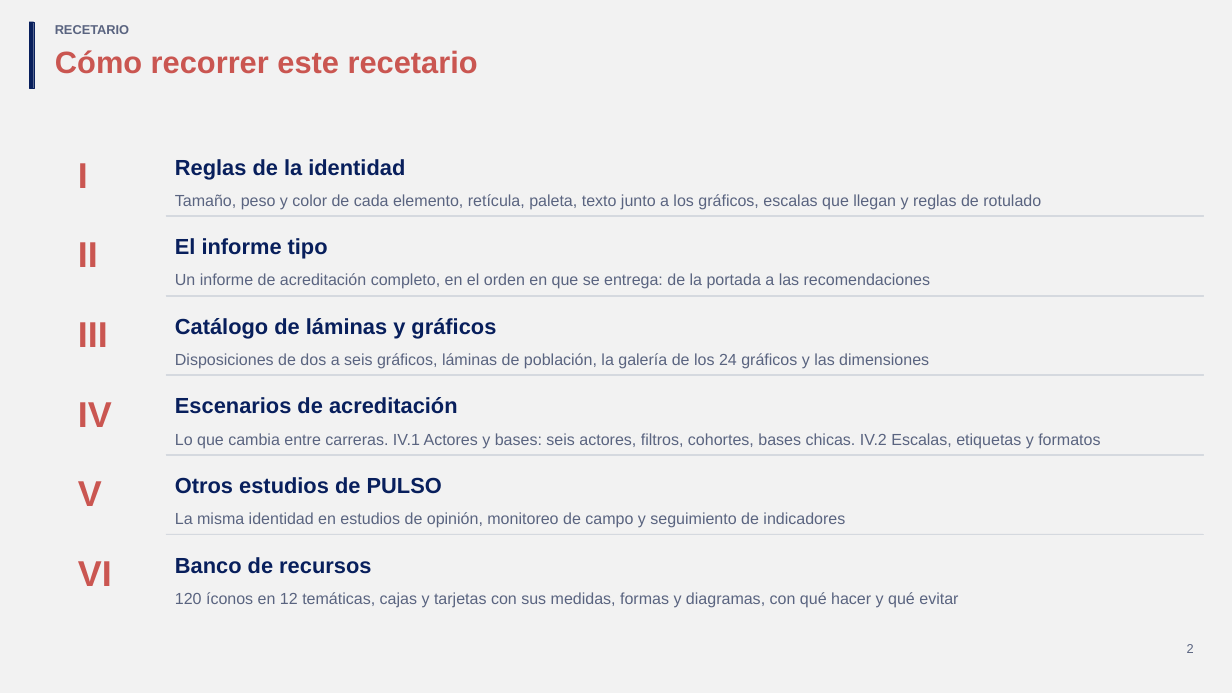
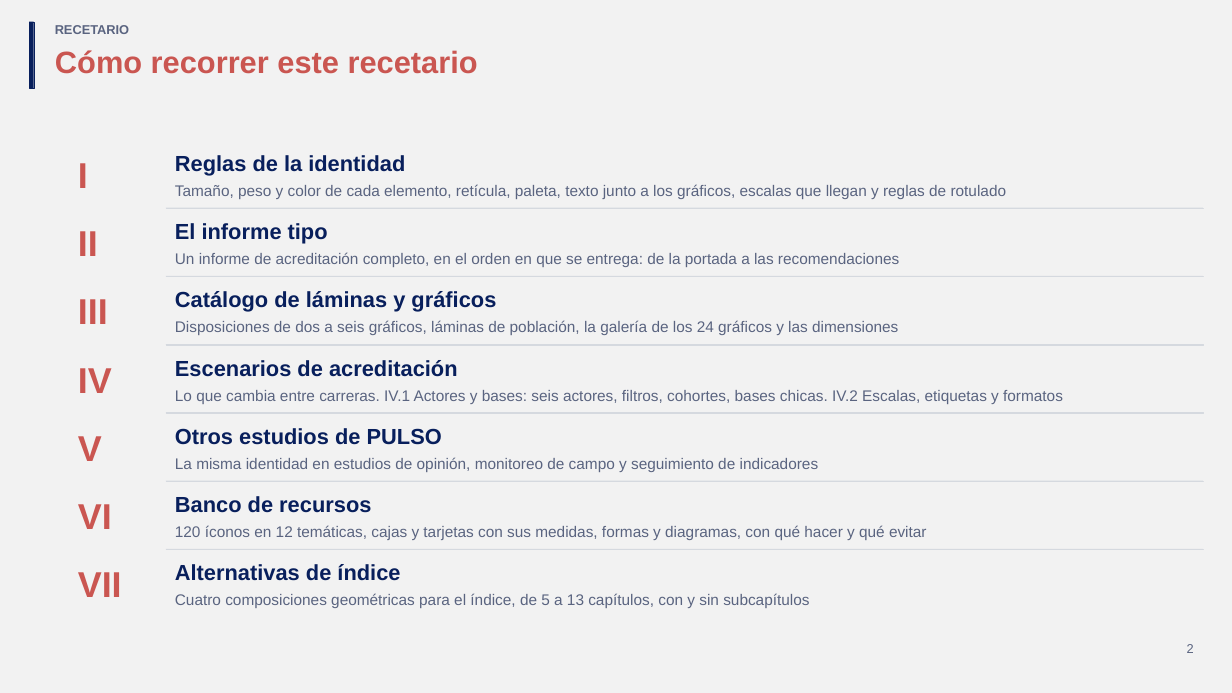
Before and after one commit to GonzaloAlmendariz/prosecnur-app, a slide deck: slide 2 of docs/qa/motor-ppt-2026-10-06/4-recetario/recetario-moderna.pptx. Drawn at 1232x693 pixels with LibreOffice and Linux fonts; fonts in the diff are those of the drawing; background and template pictures are left out. Boxes give left, top, right and bottom in pixels: in the first picture for what was removed or moved away, otherwise in the second. Text is boxed around its words. In the diff, an @@ line names an element or a change of style, - is before the commit and + after.

```diff
--- a/docs/qa/motor-ppt-2026-10-06/4-recetario/recetario-moderna.pptx
+++ b/docs/qa/motor-ppt-2026-10-06/4-recetario/recetario-moderna.pptx
@@ text "Reglas de la identidad": place and size @@
-text "Reglas de la identidad" at box(175, 159, 405, 179)
+text "Reglas de la identidad" at box(175, 155, 405, 176)
@@ text "Tamaño, peso y color de ...": place and size @@
-text "Tamaño, peso y color de ..." at box(175, 194, 1041, 210)
+text "Tamaño, peso y color de ..." at box(175, 184, 1007, 199)
@@ rectangle: place and size @@
-rectangle at box(165, 215, 1202, 216)
+rectangle at box(165, 208, 1202, 209)
@@ text "II": place and size @@
-text "II" at box(78, 242, 98, 267)
+text "II" at box(78, 231, 98, 256)
@@ text "El informe tipo": place and size @@
-text "El informe tipo" at box(175, 238, 328, 259)
+text "El informe tipo" at box(175, 223, 328, 244)
@@ text "Un informe de acreditación completo, ...": place and size @@
-text "Un informe de acreditación completo, ..." at box(175, 273, 930, 289)
+text "Un informe de acreditación completo, ..." at box(175, 252, 899, 267)
@@ text "III": place and size @@
-text "III" at box(78, 322, 108, 347)
+text "III" at box(78, 299, 108, 324)
@@ rectangle: place and size @@
-rectangle at box(165, 295, 1202, 296)
+rectangle at box(165, 276, 1202, 277)
@@ text "Catálogo de láminas y gráficos": place and size @@
-text "Catálogo de láminas y gráficos" at box(175, 318, 496, 339)
+text "Catálogo de láminas y gráficos" at box(175, 291, 496, 312)
@@ text "Disposiciones de dos a seis ...": place and size @@
-text "Disposiciones de dos a seis ..." at box(175, 353, 929, 369)
+text "Disposiciones de dos a seis ..." at box(175, 320, 898, 335)
@@ text "IV": place and size @@
-text "IV" at box(78, 402, 112, 427)
+text "IV" at box(78, 368, 112, 393)
@@ rectangle: place and size @@
-rectangle at box(165, 374, 1202, 375)
+rectangle at box(165, 345, 1202, 346)
@@ text "Escenarios de acreditación": place and size @@
-text "Escenarios de acreditación" at box(175, 397, 458, 414)
+text "Escenarios de acreditación" at box(175, 360, 458, 377)
@@ text "Lo que cambia entre carreras. ...": place and size @@
-text "Lo que cambia entre carreras. ..." at box(175, 433, 1100, 449)
+text "Lo que cambia entre carreras. ..." at box(175, 390, 1063, 404)
@@ rectangle: place and size @@
-rectangle at box(165, 455, 1202, 456)
+rectangle at box(165, 412, 1202, 413)
@@ text "Otros estudios de PULSO": place and size @@
-text "Otros estudios de PULSO" at box(175, 477, 442, 494)
+text "Otros estudios de PULSO" at box(175, 428, 442, 445)
@@ text "V": place and size @@
-text "V" at box(78, 481, 102, 506)
+text "V" at box(78, 436, 102, 461)
@@ 2 texts, 1 rectangle: place and size @@
-2 texts, 1 rectangle at box(78, 512, 1202, 586)
+2 texts, 1 rectangle at box(78, 457, 1202, 529)
@@ text "Banco de recursos": place and size @@
-text "Banco de recursos" at box(175, 557, 371, 574)
+text "Banco de recursos" at box(175, 496, 371, 513)
@@ size 12.5 to 12 pt in 6 elements at box(175, 184, 1007, 199), box(175, 252, 899, 267), box(175, 320, 898, 335), box(175, 390, 1063, 404), box(175, 457, 819, 472), box(175, 525, 927, 540) @@
@@ text "120 íconos en 12 temáticas, ...": place and size @@
-text "120 íconos en 12 temáticas, ..." at box(175, 592, 958, 608)
+text "120 íconos en 12 temáticas, ..." at box(175, 525, 927, 540)
@@ rectangle added at box(165, 549, 1202, 550), fill #D5D9DF, outline #D5D9DF 0.25 pt @@
@@ text added at box(175, 564, 400, 581), 17 pt, text #081F5C, bold @@
+Alternativas de índice
@@ text added at box(78, 572, 122, 597), 28 pt, text #CA5651, bold @@
+VII
@@ text added at box(175, 593, 809, 608), 12 pt, text #5A6480 @@
+Cuatro composiciones geométricas para el índice, de 5 a 13 capítulos, con y sin subcapítulos
```
Also in this commit, not shown: 38 other slides changed, 25 slides added, 23 other files.
